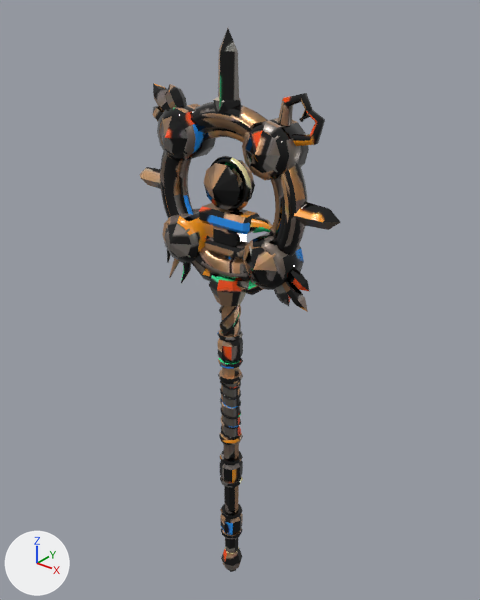
An edit to the glTF model public/models/weapons/duskwick_staff.glb, drawn before and after from the same camera.
Both versions are drawn from a 50 mm lens placed at (1.46, -1.76, 1.61), pointed at (-0.03, 0.09, 0.46). The lights are fixed; the arrows at lower left show +X, +Y and +Z. The older version comes first. Vertices at exactly the same position are counted once.

The older version as bpy lines, for what is in view:
```python
me_duskwick_staff = bpy.data.meshes.new('duskwick_staff')
me_duskwick_staff.from_pydata(...)  # 3070 vertices, 5916 faces; spans x -0.46..0.46, y -0.11..0.11, z -0.91..1.47
me_duskwick_staff.materials.append(mat_duskwick_staff)
ob_duskwick_staff = bpy.data.objects.new('duskwick_staff', me_duskwick_staff)
ob_duskwick_staff.location = (0.0, 0.0, 0.0)
```
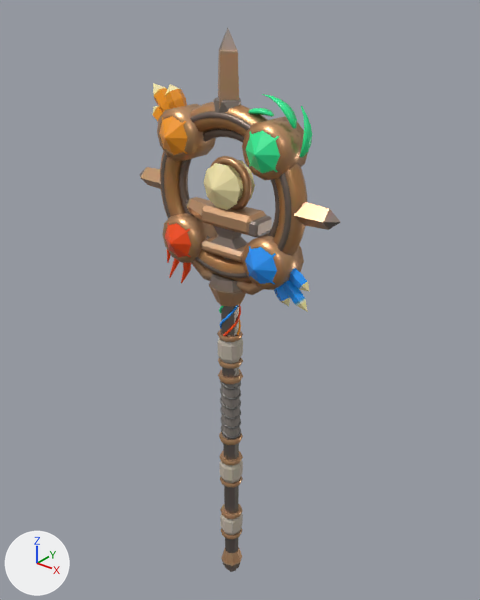
Edits to the scene script, one JSON object a line:
```json
{"block": "me_duskwick_staff", "where": "# used by ob_duskwick_staff; location = (0.0, 0.0, 0.0)"}
{"op": "remove", "block": "me_duskwick_staff", "code": "me_duskwick_staff.from_pydata(...)  # 3070 vertices, 5916 faces; spans x -0.46..0.46, y -0.11..0.11, z -0.91..1.47"}
{"op": "add", "block": "me_duskwick_staff", "code": "me_duskwick_staff.from_pydata(...)  # 3122 vertices, 6012 faces; spans x -0.46..0.46, y -0.11..0.11, z -0.91..1.47"}
{"block": "me_duskwick_staff", "change": "me_duskwick_staff part 1: the loose piece of 24 vertices spanning x -0.12..0.12, y -0.05..0.05, z 0.8..0.87 is scaled about its middle by (0.145, 1.12, 1.02), then moved by (0.14, 0.0, 0.0)"}
{"block": "me_duskwick_staff", "change": "me_duskwick_staff part 2: the loose piece of 24 vertices spanning x -0.12..0.12, y -0.05..0.05, z 0.8..0.87 is copied, and the copy is scaled about its middle by (0.887, 1.13, 0.609), then moved by (0.0, 0.0, -0.12); it spans x -0.1..0.1, y -0.05..0.05, z 0.7..0.74"}
{"block": "me_duskwick_staff", "change": "me_duskwick_staff part 3: the loose piece of 24 vertices spanning x -0.06..0.06, y -0.04..0.04, z 0.74..0.81 is rebuilt with 12 vertices and now spans x -0.06..0.06, y -0.04..0.04, z 0.74..0.81"}
{"block": "me_duskwick_staff", "change": "me_duskwick_staff part 4: a new loose piece of 35 vertices spanning x 0.03..0.18, y -0.02..0.02, z 1.17..1.24, in mat_duskwick_staff"}
{"block": "me_duskwick_staff", "change": "me_duskwick_staff part 5: a new loose piece of 13 vertices spanning x -0.21..-0.08, y -0.04..0.04, z 0.8..0.88, in mat_duskwick_staff"}
{"block": "me_duskwick_staff", "change": "me_duskwick_staff part 6: the loose piece of 18 vertices spanning x 0.11..0.21, y -0.03..0.03, z 0.81..0.86 is deleted"}
{"block": "me_duskwick_staff", "change": "me_duskwick_staff part 7: 48 vertices moved from x -0.09..0.37, y -0.04..0.04, z 0.7..1.3 to x -0.1..0.33, y -0.06..0.06, z 0.81..1.26; 36 vertices removed from x -0.09..0.36, y -0.04..0.04, z 0.7..1.3; 46 vertices added at x -0.1..0.33, y -0.06..0.06, z 0.81..1.28"}
{"block": "me_duskwick_staff", "change": "me_duskwick_staff part 8: 5527 kept faces spanning x -0.46..0.46, y -0.11..0.11, z -0.91..1.47 get new texture (UV) coordinates"}
{"block": "me_duskwick_staff", "change": "other edits to the shape of me_duskwick_staff do not show in these pictures"}
```

Changed parts and their boxes (x1, y1, x2, y2) in the pictures (480 x 600 px; the box of a moved part takes in the faces that stretch with it):
```json
{"part": 1, "of": "me_duskwick_staff", "change": "moved or reshaped", "before": [199, 203, 260, 234], "after": [248, 215, 272, 237]}
{"part": 2, "of": "me_duskwick_staff", "change": "added", "after": [202, 235, 246, 263], "on screen": "beige"}
{"part": 3, "of": "me_duskwick_staff", "change": "rebuilt", "before": [213, 226, 246, 247], "after": [211, 226, 248, 250], "on screen": "12% wider, 14% taller"}
{"part": 4, "of": "me_duskwick_staff", "change": "added", "after": [248, 108, 274, 117]}
{"part": 5, "of": "me_duskwick_staff", "change": "added", "after": [186, 197, 212, 224]}
{"part": 6, "of": "me_duskwick_staff", "change": "deleted", "before": [250, 216, 273, 233]}
{"part": 7, "of": "me_duskwick_staff", "change": "moved or reshaped", "before": [205, 93, 325, 260], "after": [202, 94, 312, 235]}
{"part": 8, "of": "me_duskwick_staff", "change": "surface changed", "before": [140, 28, 340, 572], "after": [140, 28, 340, 572], "on screen": "lighter"}
```
